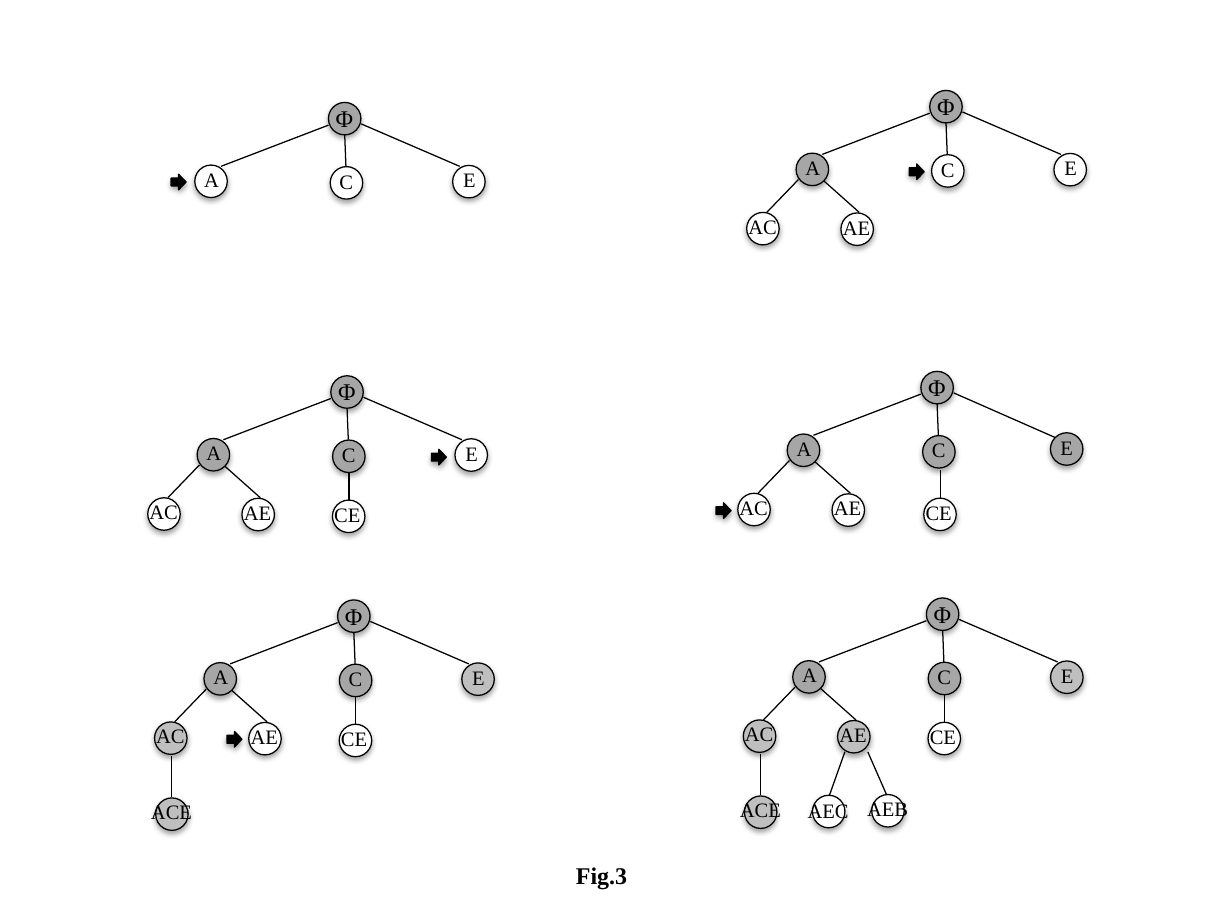
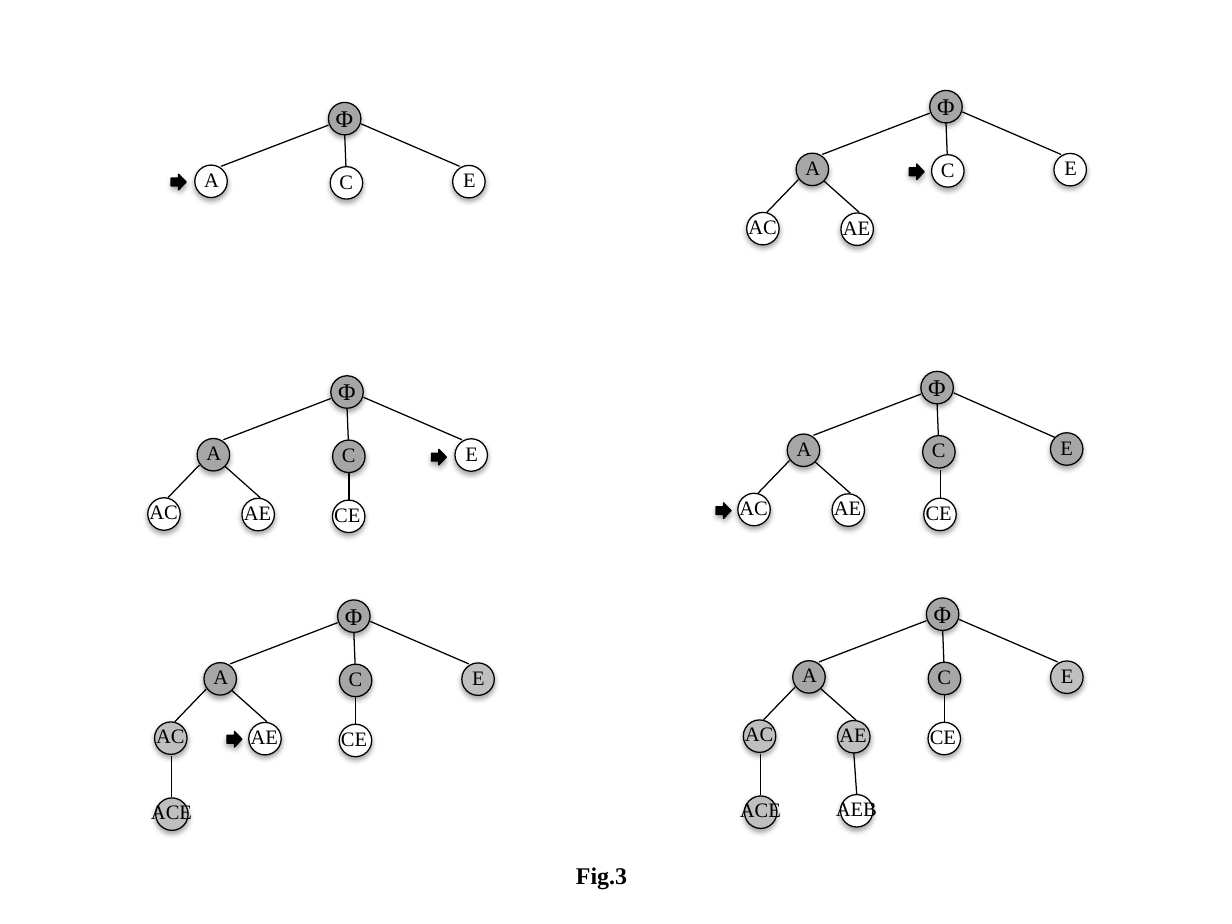
Before and after one commit to Min-Guo/AI, a slide deck: slide 3 of ProbelmSet1/SearcheTreeGraph.pptx. Drawn at 1232x924 pixels with LibreOffice and Linux fonts; fonts in the diff are those of the drawing. Boxes give left, top, right and bottom in pixels: in the first picture for what was removed or moved away, otherwise in the second. Text is boxed around its words. In the diff, an @@ line names an element or a change of style, - is before the commit and + after.

```diff
--- a/ProbelmSet1/SearcheTreeGraph.pptx
+++ b/ProbelmSet1/SearcheTreeGraph.pptx
@@ line moved from (845, 752) - (829, 795) to (854, 753) - (856, 795) @@
@@ line removed from (867, 752) to (887, 795) @@
@@ text removed at [808,802,849,823] @@
-AEC
@@ ellipse removed at [812,796,844,828] @@
@@ text "AEB": place and size @@
-text "AEB" at [867,800,908,821]
+text "AEB" at [836,800,877,821]
@@ ellipse: place and size @@
-ellipse at [872,795,904,827]
+ellipse at [840,795,872,827]
```
Also in this commit, not shown: 2 other slides changed, 5 other files.
